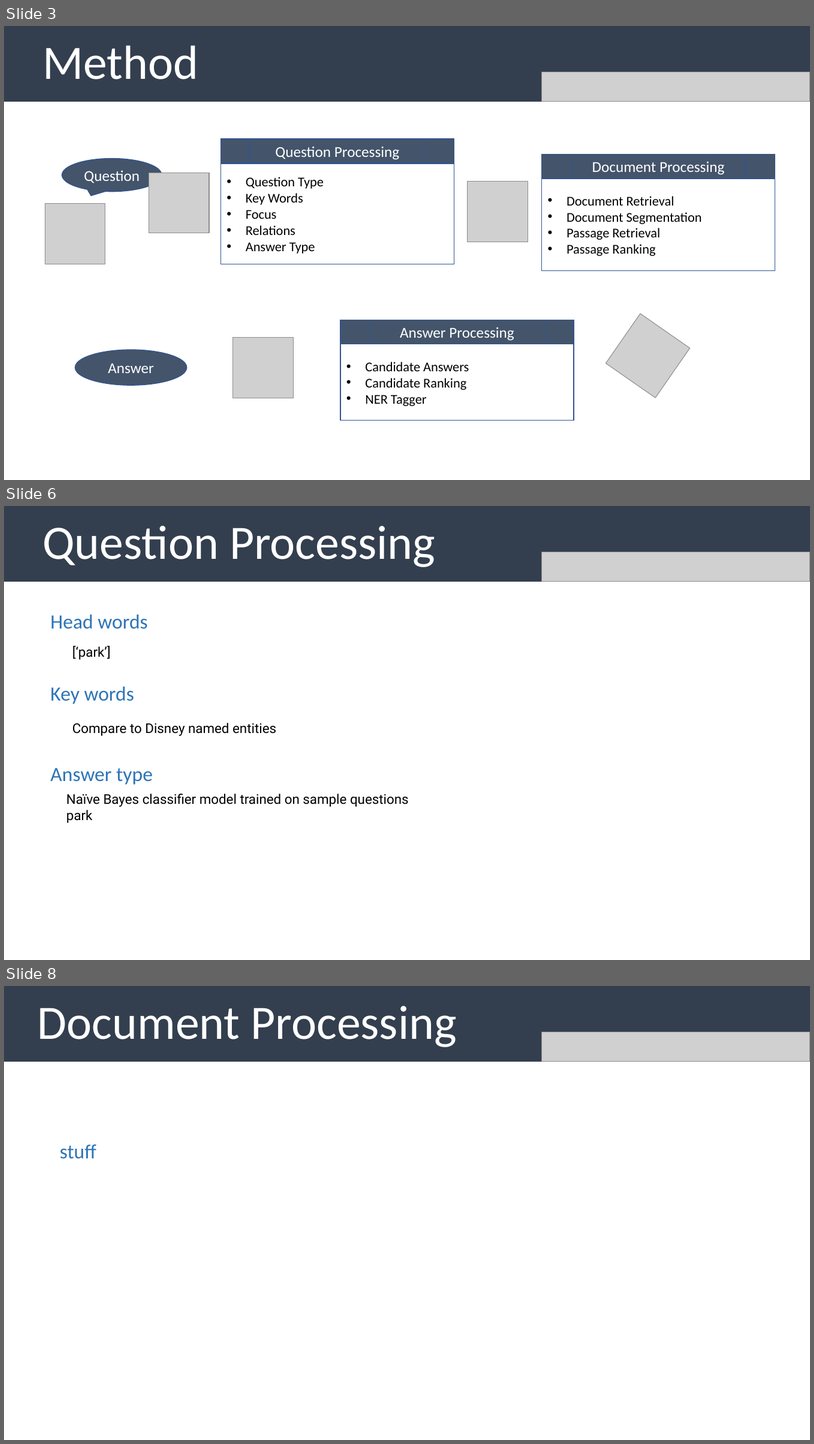
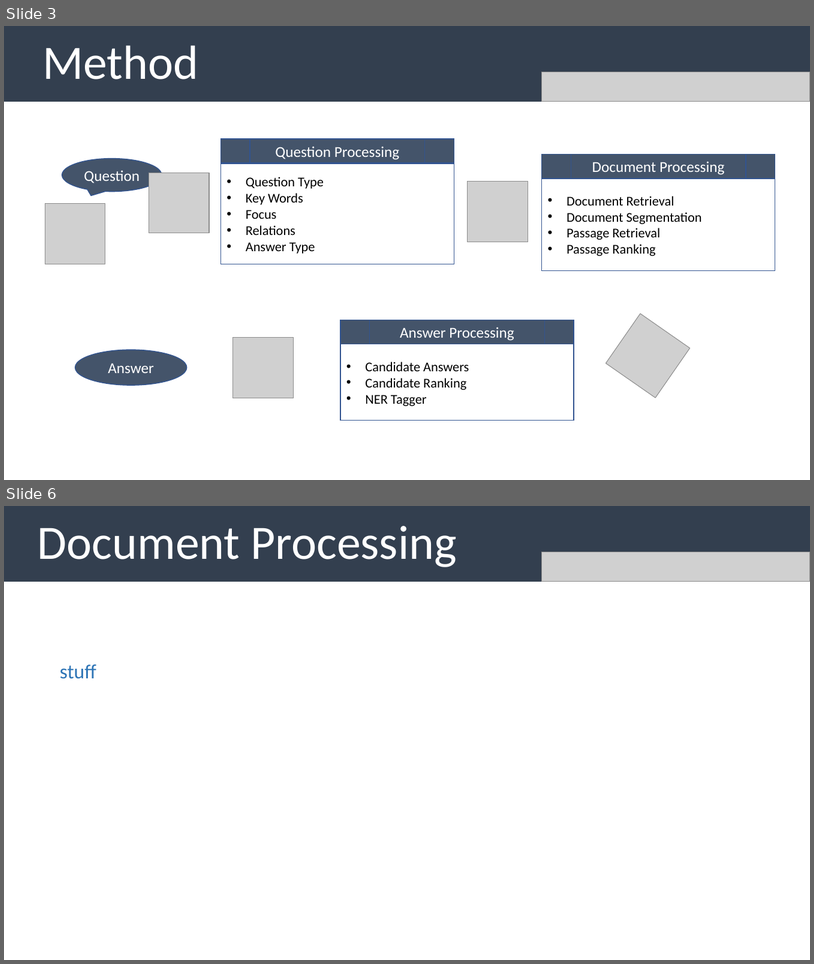
Before and after one commit to uabinf/nlp-group-project-fall-2020-disneyqanda, a slide deck: disneyqanda.pptx. Shown one above the other, each under a label of ours: slides 3, 6 and 8 before the commit, slides 3 and 6 after it; the slides between them are not shown. The pictures are 814x1444 and 814x964 pixels, drawn with LibreOffice and Linux fonts; fonts in the diff are those of the drawing; grey boxes stand for pictures. Boxes give left, top, right and bottom in pixels: in the first picture for what was removed or moved away, otherwise in the second. Text is boxed around its words. In the diff, an @@ line names an element or a change of style, - is before the commit and + after.

```diff
--- a/disneyqanda.pptx
+++ b/disneyqanda.pptx
@@ slide 6 removed at bbox=[4, 506, 810, 960], background #FFFFFF @@
@@ rectangle removed at bbox=[4, 506, 810, 582] @@
-Question Processing
@@ picture removed at bbox=[542, 552, 810, 582] @@
@@ text removed at bbox=[50, 614, 147, 629] @@
-Head words
@@ text removed at bbox=[72, 645, 111, 660] @@
-[‘park’]
@@ text removed at bbox=[50, 686, 134, 704] @@
-Key words
@@ text removed at bbox=[72, 723, 276, 736] @@
-Compare to Disney named entities
@@ text removed at bbox=[50, 768, 153, 784] @@
-Answer type
@@ text removed at bbox=[66, 793, 409, 823] @@
-Naïve Bayes classifier model trained on sample questions
-park
@@ what was slide 8 is now slide 6 @@
```
Also in this commit, not shown: 3 slides changed, 2 slides added, 3 other slides removed.
